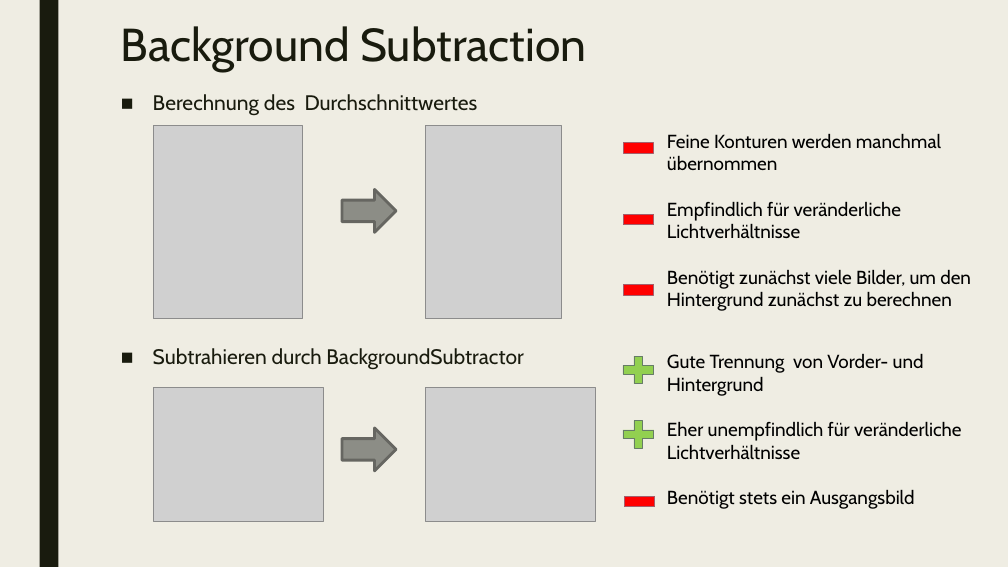
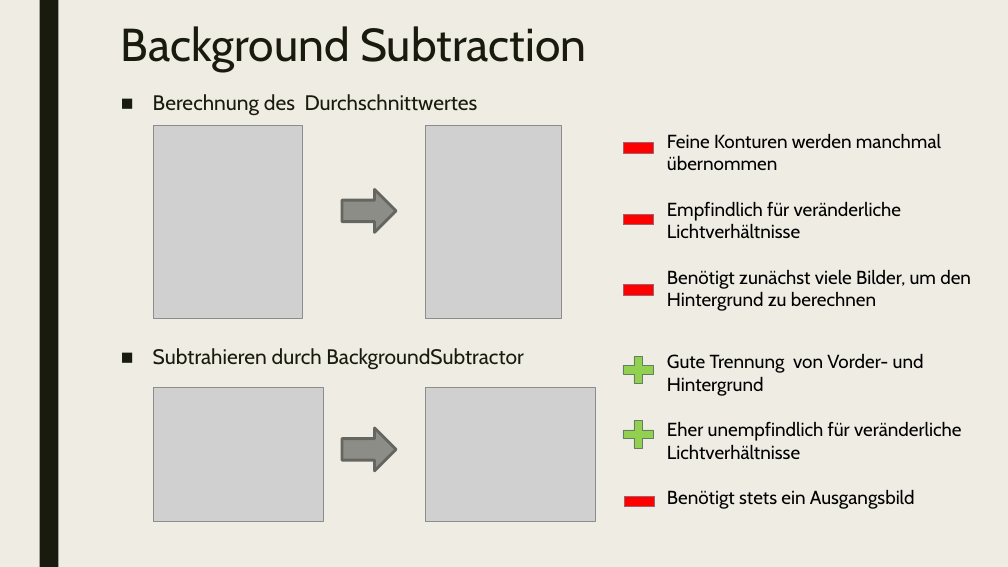
Before and after one commit to uol-mediaprocessing-201920/group-projects-hand-gesture, a slide deck: slide 15 of gesture_recognition.pptx (slide 16 before the commit). Drawn at 1008x567 pixels with LibreOffice and Linux fonts; fonts in the diff are those of the drawing; grey boxes stand for pictures. Boxes give left, top, right and bottom in pixels: in the first picture for what was removed or moved away, otherwise in the second. Text is boxed around its words. In the diff, an @@ line names an element or a change of style, - is before the commit and + after.

```diff
--- a/gesture_recognition.pptx
+++ b/gesture_recognition.pptx
@@ text at bbox=[667, 269, 971, 311]: text changed @@
-Benötigt zunächst viele Bilder, um den Hintergrund zunächst zu berechnen
+Benötigt zunächst viele Bilder, um den Hintergrund zu berechnen
```
Also in this commit, not shown: 5 other slides changed, 1 slide removed.
